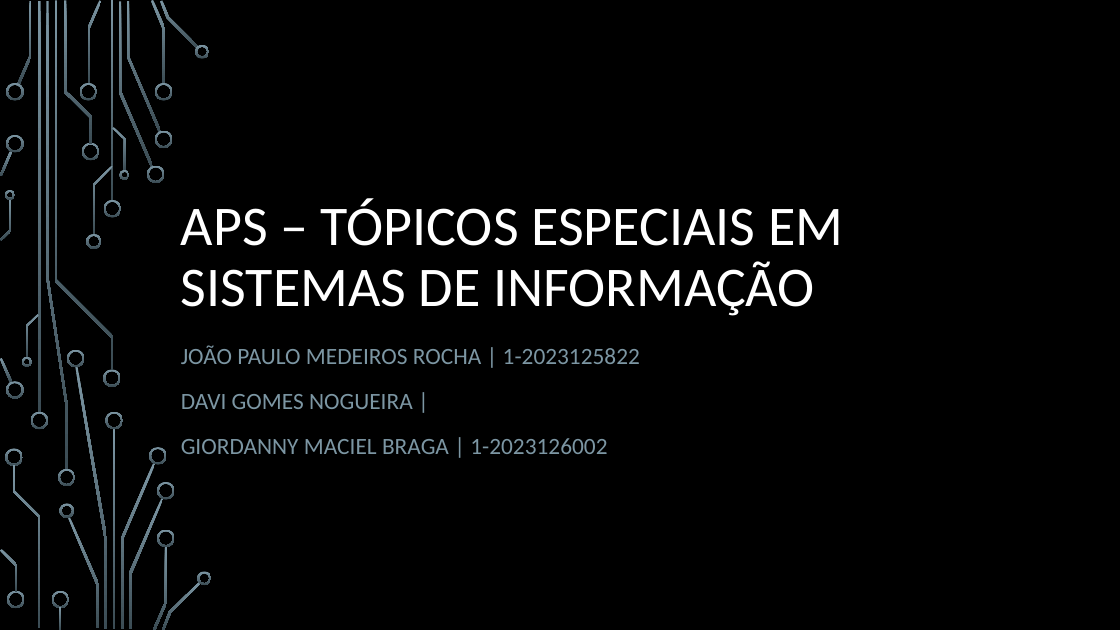
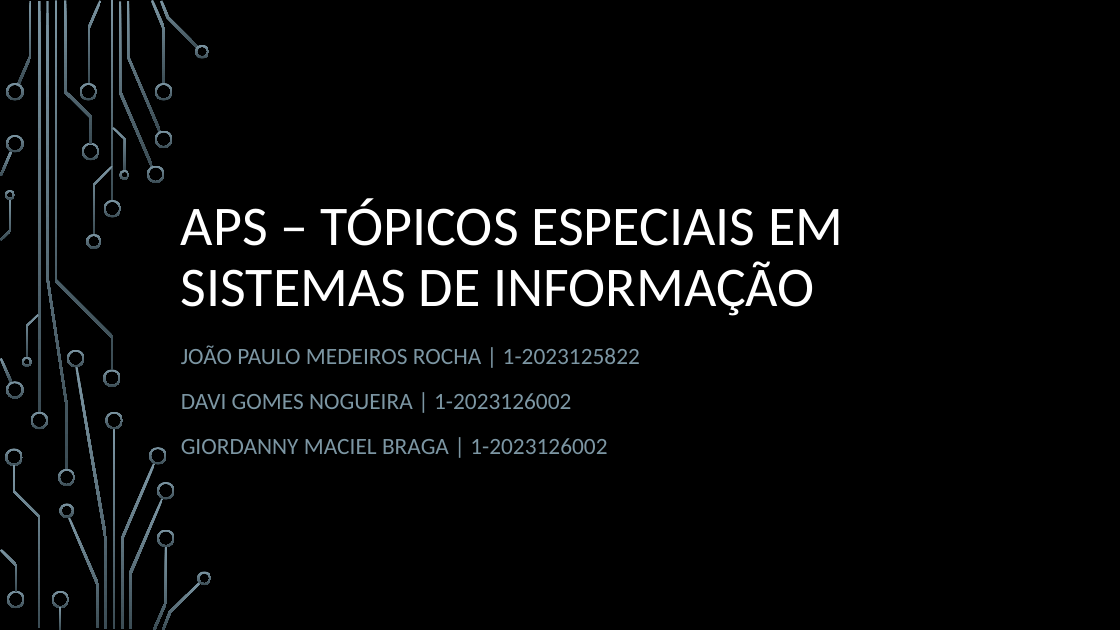
Before and after one commit to rochajpp/APS_Algoritmo_Lista, a slide deck: slide 1 of APS-Topicos_Especiais_em_Sistemas_de_Informacao.pptx. Drawn at 1120x630 pixels with LibreOffice and Linux fonts; fonts in the diff are those of the drawing; background and template pictures are left out. Boxes give left, top, right and bottom in pixels: in the first picture for what was removed or moved away, otherwise in the second. Text is boxed around its words. In the diff, an @@ line names an element or a change of style, - is before the commit and + after.

Commit message:
Atualizando power point

```diff
--- a/APS-Topicos_Especiais_em_Sistemas_de_Informacao.pptx
+++ b/APS-Topicos_Especiais_em_Sistemas_de_Informacao.pptx
@@ subtitle at (181, 393, 571, 409): text changed @@
-DAVI GOMES NOGUEIRA |
+DAVI GOMES NOGUEIRA | 1-2023126002
```
